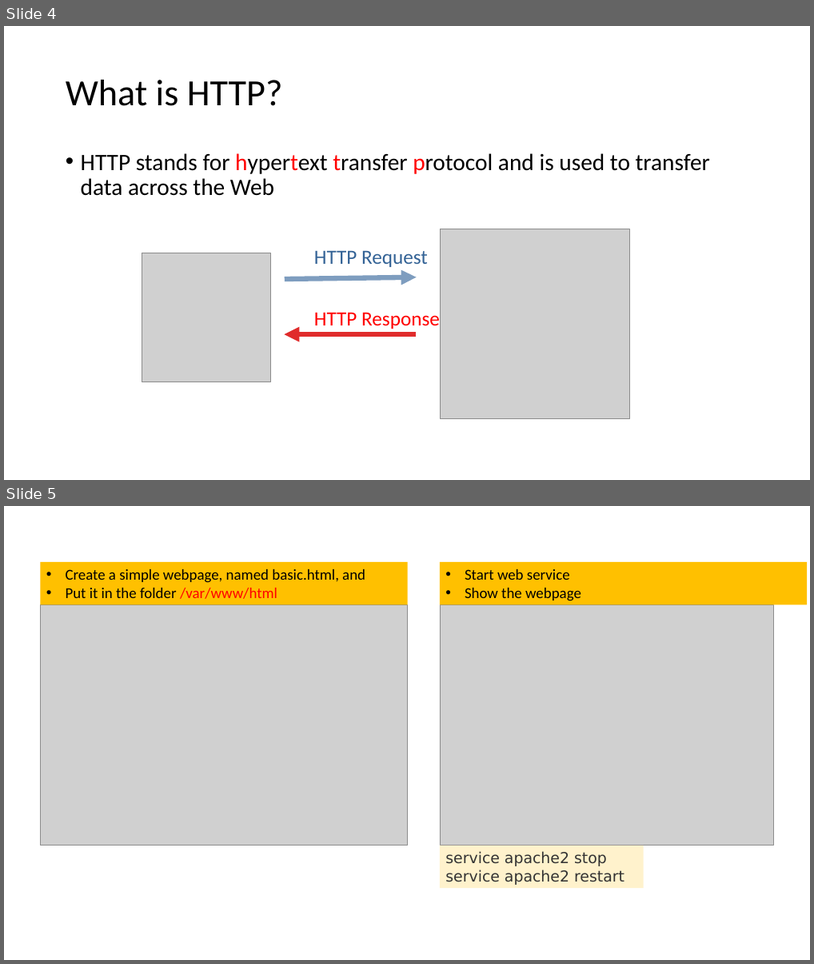
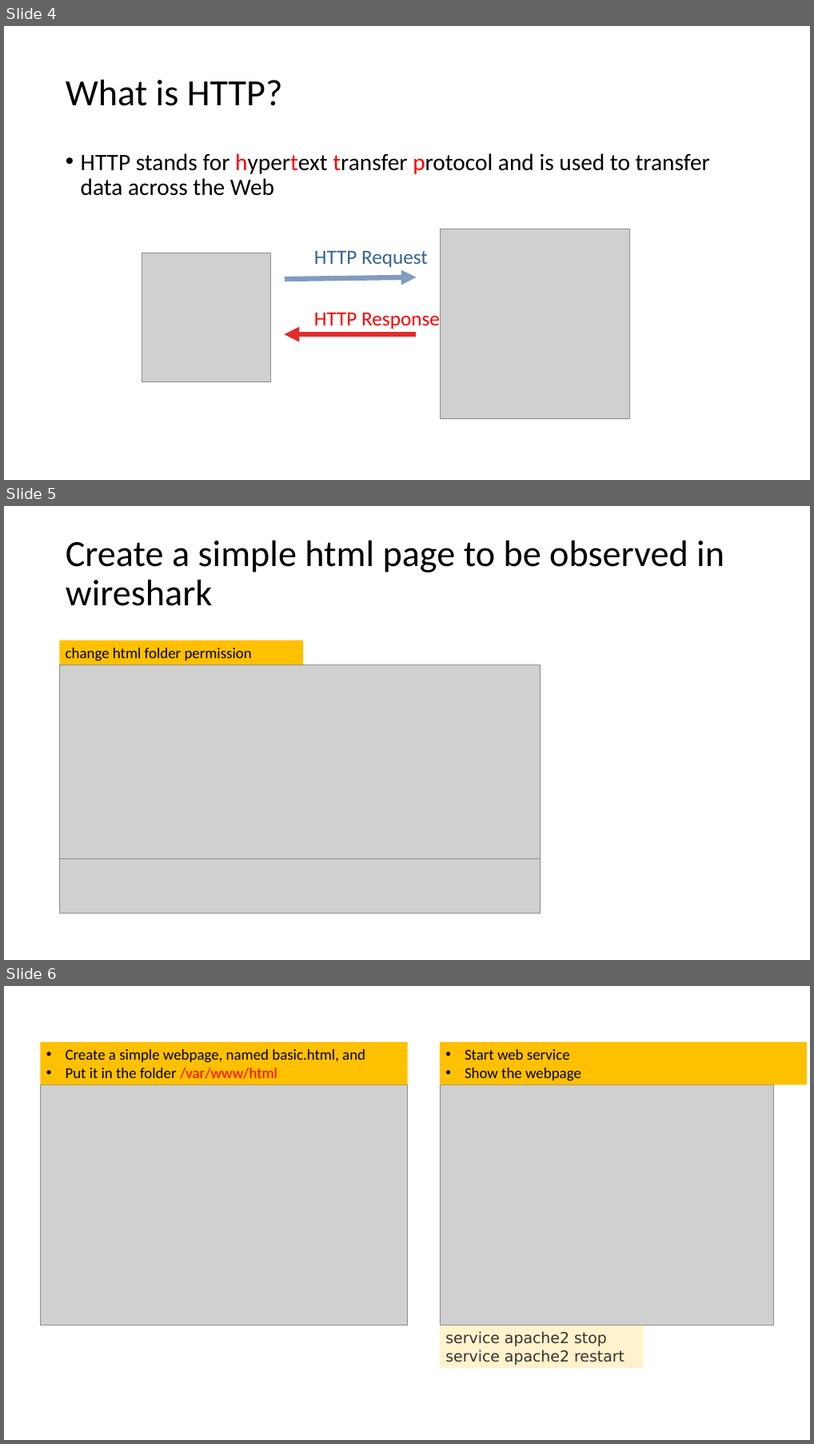
Before and after one commit to frankwxu/digital-forensics-lab, a slide deck: Illegal_Possession_Images/HTTP_Wireshark_Forensics_1_text.pptx. Shown one above the other, each under a label of ours: slides 4 and 5 before the commit, slides 4, 5 and 6 after it. The pictures are 814x964 and 814x1444 pixels, drawn with LibreOffice and Linux fonts; fonts in the diff are those of the drawing; grey boxes stand for pictures; background and template pictures are left out. Boxes give left, top, right and bottom in pixels: in the first picture for what was removed or moved away, otherwise in the second. Text is boxed around its words. In the diff, an @@ line names an element or a change of style, - is before the commit and + after.

Commit message:
add wireshark log files

```diff
--- a/Illegal_Possession_Images/HTTP_Wireshark_Forensics_1_text.pptx
+++ b/Illegal_Possession_Images/HTTP_Wireshark_Forensics_1_text.pptx
@@ slide 5 added at [4, 506, 810, 960], background #FFFFFF @@
@@ title added at [66, 540, 725, 606], 44 pt, text #000000 @@
+Create a simple html page to be observed in wireshark
@@ rectangle added at [60, 640, 303, 664], fill #FFC000, 18 pt, text #000000 @@
+change html folder permission
@@ picture added at [60, 664, 541, 859] @@
@@ picture added at [60, 859, 541, 912] @@
@@ what was slide 5 is now slide 6 @@
```
Also in this commit, not shown: 6 other files.
